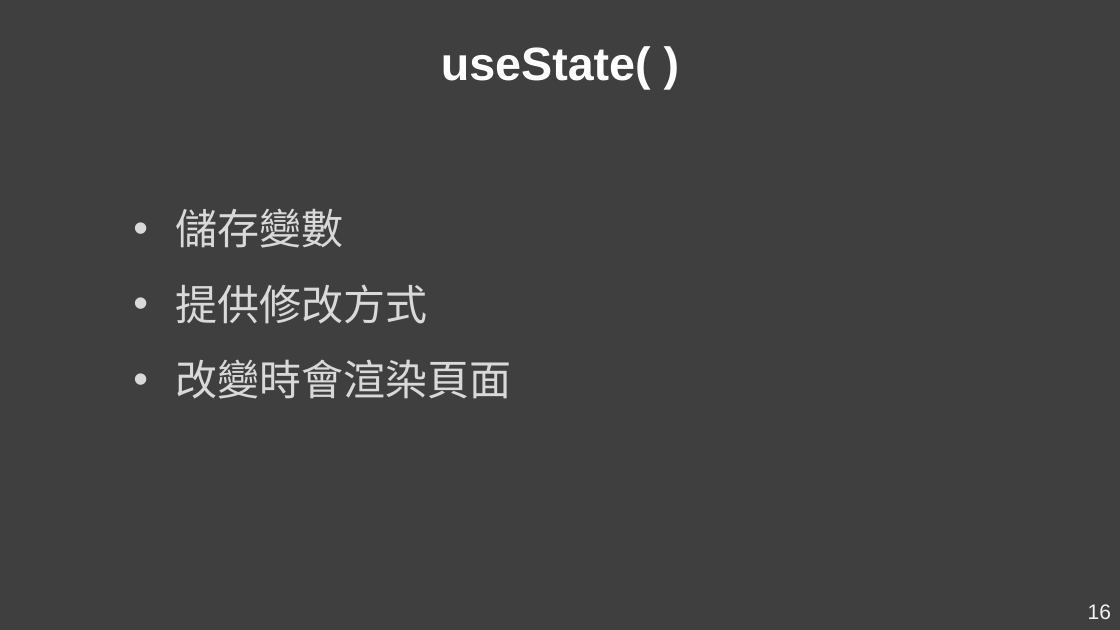
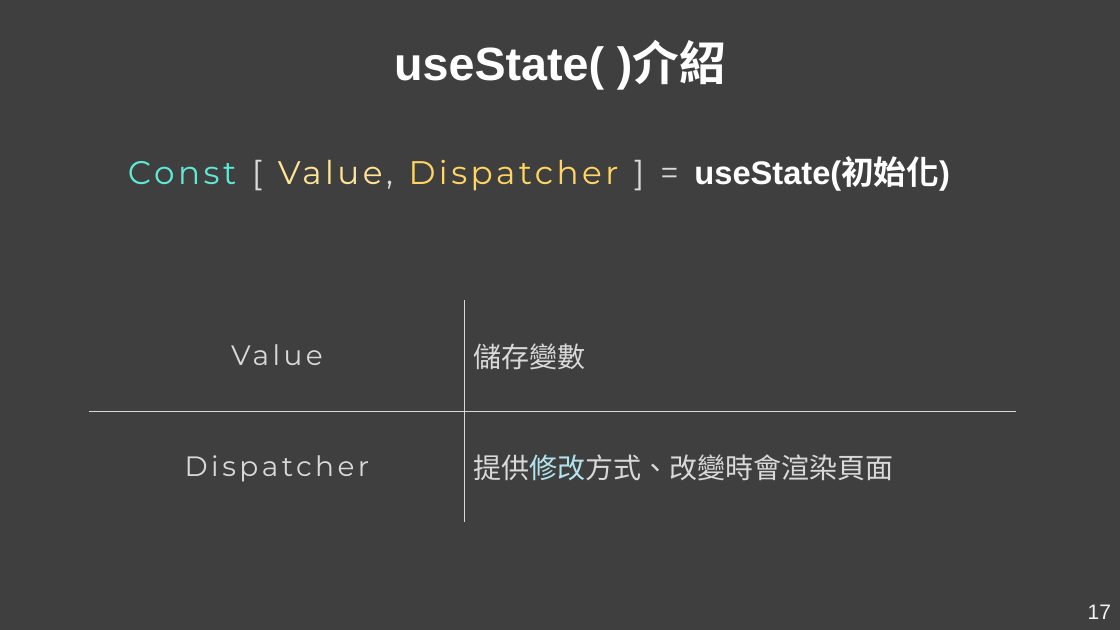
Before and after one commit to Kader-coder/React-Hooks, a slide deck: slide 17 of PPT/React Hooks &.pptx (slide 16 before the commit). Drawn at 1120x630 pixels with LibreOffice and Linux fonts; fonts in the diff are those of the drawing. Boxes give left, top, right and bottom in pixels: in the first picture for what was removed or moved away, otherwise in the second. Text is boxed around its words. In the diff, an @@ line names an element or a change of style, - is before the commit and + after.

```diff
--- a/PPT/React Hooks &.pptx
+++ b/PPT/React Hooks &.pptx
@@ text at (394,43,726,89): text changed @@
-useState( )
+useState( )介紹
@@ text added at (694,158,950,190), 28 pt, text #FFFFFF @@
+Const [ Value, Dispatcher ] = useState(初始化)
@@ text removed at (175,208,511,399) @@
-• 儲存變數
-• 提供修改方式
-• 改變時會渲染頁面
@@ table added at (89,301,1016,523), 2 rows, 2 columns @@
+Value | 儲存變數
+Dispatcher | 提供修改方式、改變時會渲染頁面
@@ page number at (1088,604,1111,619): text changed @@
-16
+17
```
Also in this commit, not shown: 9 other slides changed, 4 slides added, 5 slides removed, 1 other file.
